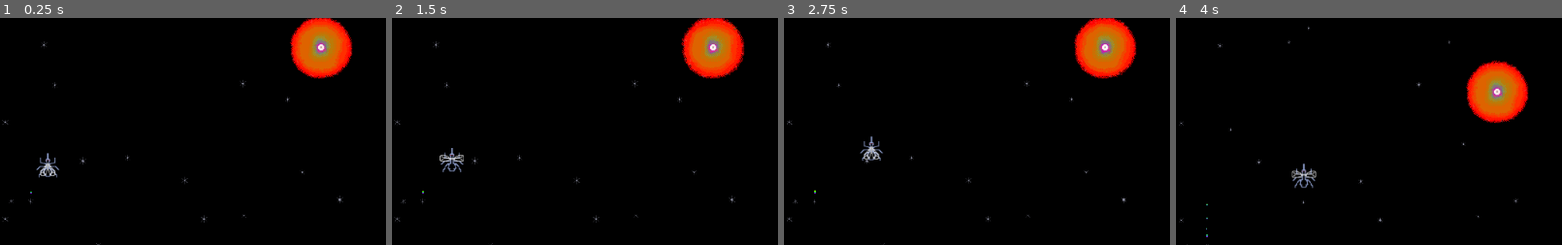
Above: before the commit, frames 1-4 (left to right).
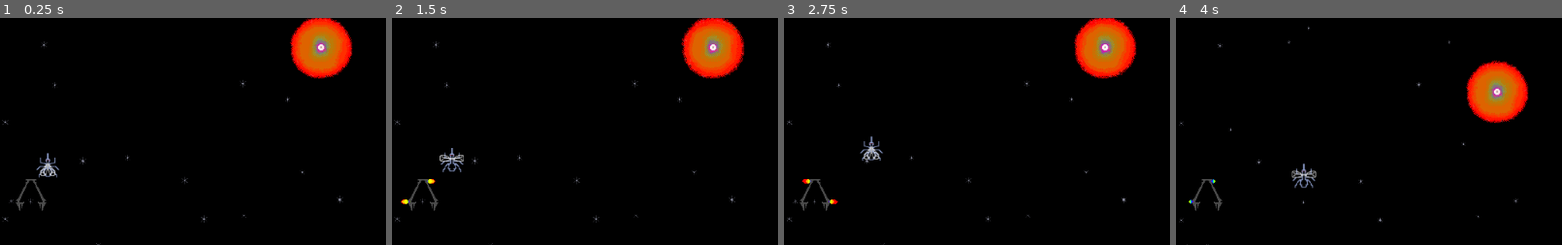
Above: after the commit, the same moments.

Repository: 8Mobius8/NuttySpace
Game: Godot game, scene res://Main.tscn
The game is run twice, just before and just after one commit, with the same random seed, the same clock (stepped at 60 frames per second) and the same inputs.
Inputs:
- Up to frame 1 (0.25 s): no input
- Up to frame 2 (1.5 s): hold Right (ui_right) 0.53-1.28 s; hold Left (ui_left) from 1.28 s (still down)
- Up to frame 3 (2.75 s): release Left (ui_left) at 2.03 s; hold Right (ui_right) from 2.03 s (still down)
- Up to frame 4 (4 s): release Right (ui_right) at 2.78 s; hold Up (ui_up) 2.78-3.53 s; hold Left (ui_left) from 3.53 s (still down)
The pictures show only the part of the screen within x 46-96%, y 12-62%; the shares and areas given below are measured in that part.

The runs differ from the first frame. In frame 1, 0.2% of the frame differs, in the area x 4-13%, y 70-86%; in frame 2, 0.3%; in frame 3, 0.3%, in the area x 4-15%, y 70-86%; in frame 4, 0.3%.

Commit message:
Space Engine gradient

Diff:
--- /dev/null
+++ b/Energy_Gradient.tres
@@ -0,0 +1,9 @@
+[gd_resource type="GradientTexture" load_steps=2 format=2]
+
+[sub_resource type="Gradient" id=1]
+offsets = PoolRealArray( 0.0127226, 0.0407125, 0.0992366, 0.189567, 0.220102, 0.245547, 0.270992, 0.296438, 0.475827, 0.774809 )
+colors = PoolColorArray( 0.803922, 0, 1, 1, 0.45098, 0, 1, 1, 0, 0.0784314, 1, 1, 0, 0.392157, 1, 1, 0, 1, 0.682353, 1, 0.0235294, 1, 0, 1, 0.643137, 1, 0, 1, 0.996078, 1, 0, 1, 1, 0.737255, 0, 1, 1, 0, 0, 1 )
+
+[resource]
+gradient = SubResource( 1 )
+width = 4096
--- a/Engine.tscn
+++ b/Engine.tscn
@@ -1,27 +1,25 @@
-[gd_scene load_steps=5 format=2]
+[gd_scene load_steps=6 format=2]
 
 [ext_resource path="res://art/Engine.png" type="Texture" id=1]
+[ext_resource path="res://Energy_Gradient.tres" type="Texture" id=2]
 
-[sub_resource type="Gradient" id=1]
-offsets = PoolRealArray( 0, 0, 5.60519e-45, 9.20723e-41, 1.14855e-40, 4.59177e-40, 0.255034, 0.345638, 0.959732, 1, 2.42879e+32 )
-colors = PoolColorArray( 1, 0.74902, 0, 1, 0.501961, 1, 0, 1, 0, 1, 0.25098, 1, 0, 1, 1, 1, 0, 0.25098, 1, 1, 0.584314, 0, 1, 1, 1, 0, 0, 1, 0.727991, 0, 0.884787, 1, 0.828425, 0, 0.804251, 1, 1, 0, 0.666667, 1, 1, 1, 1, 1 )
+[sub_resource type="Curve" id=1]
+_data = [ Vector2( 0.0639991, 0.305739 ), 0.0, 0.0, 0, 0, Vector2( 0.313142, 0.975605 ), 0.0, 0.0, 0, 0 ]
 
-[sub_resource type="GradientTexture" id=2]
-gradient = SubResource( 1 )
+[sub_resource type="CurveTexture" id=2]
+curve = SubResource( 1 )
 
 [sub_resource type="ParticlesMaterial" id=3]
-emission_shape = 1
-emission_sphere_radius = 1.0
 flag_disable_z = true
 spread = 180.0
 gravity = Vector3( 0, 0, 0 )
 initial_velocity = 100.0
-orbit_velocity = 0.0
+initial_velocity_random = 0.5
+orbit_velocity = 0.5
 orbit_velocity_random = 0.0
-linear_accel = -1.0
-radial_accel = -1.0
-tangential_accel = -1.0
-color_ramp = SubResource( 2 )
+scale = 2.0
+scale_curve = SubResource( 2 )
+color_ramp = ExtResource( 2 )
 
 [node name="Engine" type="Node2D"]
 
@@ -30,5 +28,6 @@
 
 [node name="Particles2D" type="Particles2D" parent="."]
 amount = 100
+lifetime = 10.0
 process_material = SubResource( 3 )
 texture = ExtResource( 1 )
--- a/Ship.tscn
+++ b/Ship.tscn
@@ -26,19 +26,18 @@
 [ext_resource path="res://art/ship_strafe_start_3.png" type="Texture" id=24]
 [ext_resource path="res://art/ship_strafe_start_4.png" type="Texture" id=25]
 [ext_resource path="res://art/ship_strafe_start_5.png" type="Texture" id=26]
-[ext_resource path="res://art/ship_strafe_0.png" type="Texture" id=27]
-[ext_resource path="res://art/ship_strafe_1.png" type="Texture" id=28]
-[ext_resource path="res://art/ship_strafe_2.png" type="Texture" id=29]
-[ext_resource path="res://art/ship_strafe_3.png" type="Texture" id=30]
-[ext_resource path="res://art/ship_strafe_4.png" type="Texture" id=31]
-[ext_resource path="res://art/ship_strafe_5.png" type="Texture" id=32]
-[ext_resource path="res://art/ship_forward0.png" type="Texture" id=33]
-[ext_resource path="res://art/ship_forward1.png" type="Texture" id=34]
-[ext_resource path="res://art/ship_forward2.png" type="Texture" id=35]
-[ext_resource path="res://art/ship_forward3.png" type="Texture" id=36]
-[ext_resource path="res://art/ship_forward4.png" type="Texture" id=37]
-[ext_resource path="res://art/ship_forward5.png" type="Texture" id=38]
-[ext_resource path="res://art/player_bullet_0.png" type="Texture" id=39]
+[ext_resource path="res://art/ship_forward0.png" type="Texture" id=27]
+[ext_resource path="res://art/ship_forward1.png" type="Texture" id=28]
+[ext_resource path="res://art/ship_forward2.png" type="Texture" id=29]
+[ext_resource path="res://art/ship_forward3.png" type="Texture" id=30]
+[ext_resource path="res://art/ship_forward4.png" type="Texture" id=31]
+[ext_resource path="res://art/ship_forward5.png" type="Texture" id=32]
+[ext_resource path="res://art/ship_strafe_0.png" type="Texture" id=33]
+[ext_resource path="res://art/ship_strafe_1.png" type="Texture" id=34]
+[ext_resource path="res://art/ship_strafe_2.png" type="Texture" id=35]
+[ext_resource path="res://art/ship_strafe_3.png" type="Texture" id=36]
+[ext_resource path="res://art/ship_strafe_4.png" type="Texture" id=37]
+[ext_resource path="res://art/ship_strafe_5.png" type="Texture" id=38]
 
 [sub_resource type="SpriteFrames" id=1]
 animations = [ {
@@ -69,28 +68,16 @@
 }, {
 "frames": [ ExtResource( 27 ), ExtResource( 28 ), ExtResource( 29 ), ExtResource( 30 ), ExtResource( 31 ), ExtResource( 32 ) ],
 "loop": true,
-"name": "strafe",
+"name": "forward",
 "speed": 5.0
 }, {
 "frames": [ ExtResource( 33 ), ExtResource( 34 ), ExtResource( 35 ), ExtResource( 36 ), ExtResource( 37 ), ExtResource( 38 ) ],
 "loop": true,
-"name": "forward",
+"name": "strafe",
 "speed": 5.0
 } ]
 
 [sub_resource type="ConvexPolygonShape2D" id=2]
-
-[sub_resource type="ParticlesMaterial" id=3]
-emission_shape = 4
-emission_point_count = 1
-flag_disable_z = true
-flatness = 0.45
-gravity = Vector3( 0, 0, 0 )
-orbit_velocity = 0.0
-orbit_velocity_random = 0.0
-linear_accel = 1.0
-scale = 0.25
-scale_random = 0.01
 
 [node name="Ship" type="RigidBody2D"]
 position = Vector2( -5.6545, 0 )
@@ -105,26 +92,15 @@
 thruster_magnitude = 250
 
 [node name="AnimatedSprite" type="AnimatedSprite" parent="."]
-visible = false
 frames = SubResource( 1 )
 animation = "idle"
 
 [node name="CollisionShape2D" type="CollisionShape2D" parent="."]
-visible = false
 position = Vector2( -0.085691, 3.01547 )
 scale = Vector2( 3, 3.5 )
 shape = SubResource( 2 )
 
 [node name="Camera2D" type="Camera2D" parent="."]
-visible = false
 current = true
 drag_margin_h_enabled = false
 drag_margin_v_enabled = false
-
-[node name="Particles2D" type="Particles2D" parent="."]
-rotation = 1.5708
-lifetime = 2.0
-local_coords = false
-draw_order = 1
-process_material = SubResource( 3 )
-texture = ExtResource( 39 )
Not shown: 1 places in Ship.tscn that only renumber resources
